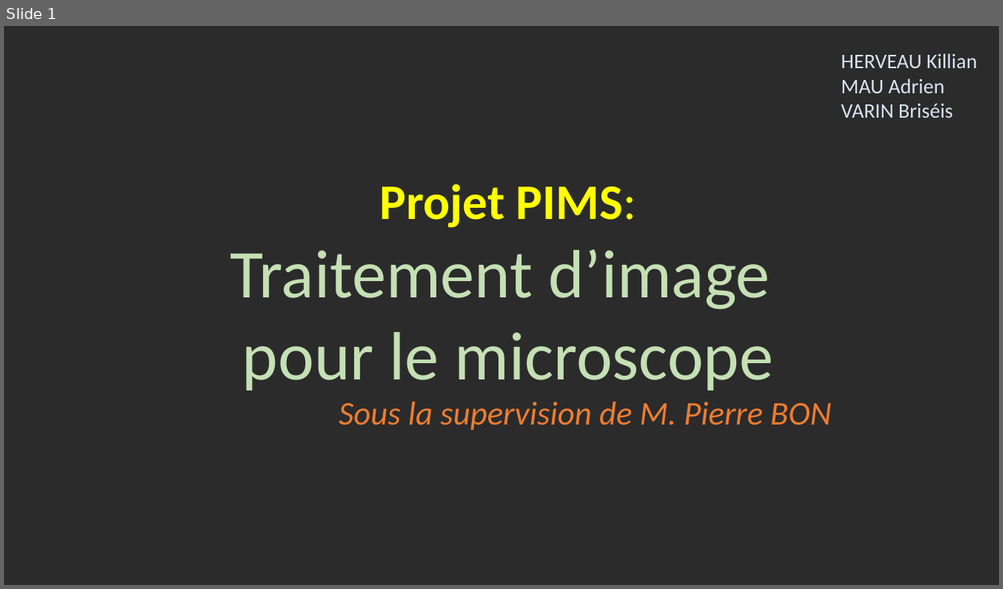
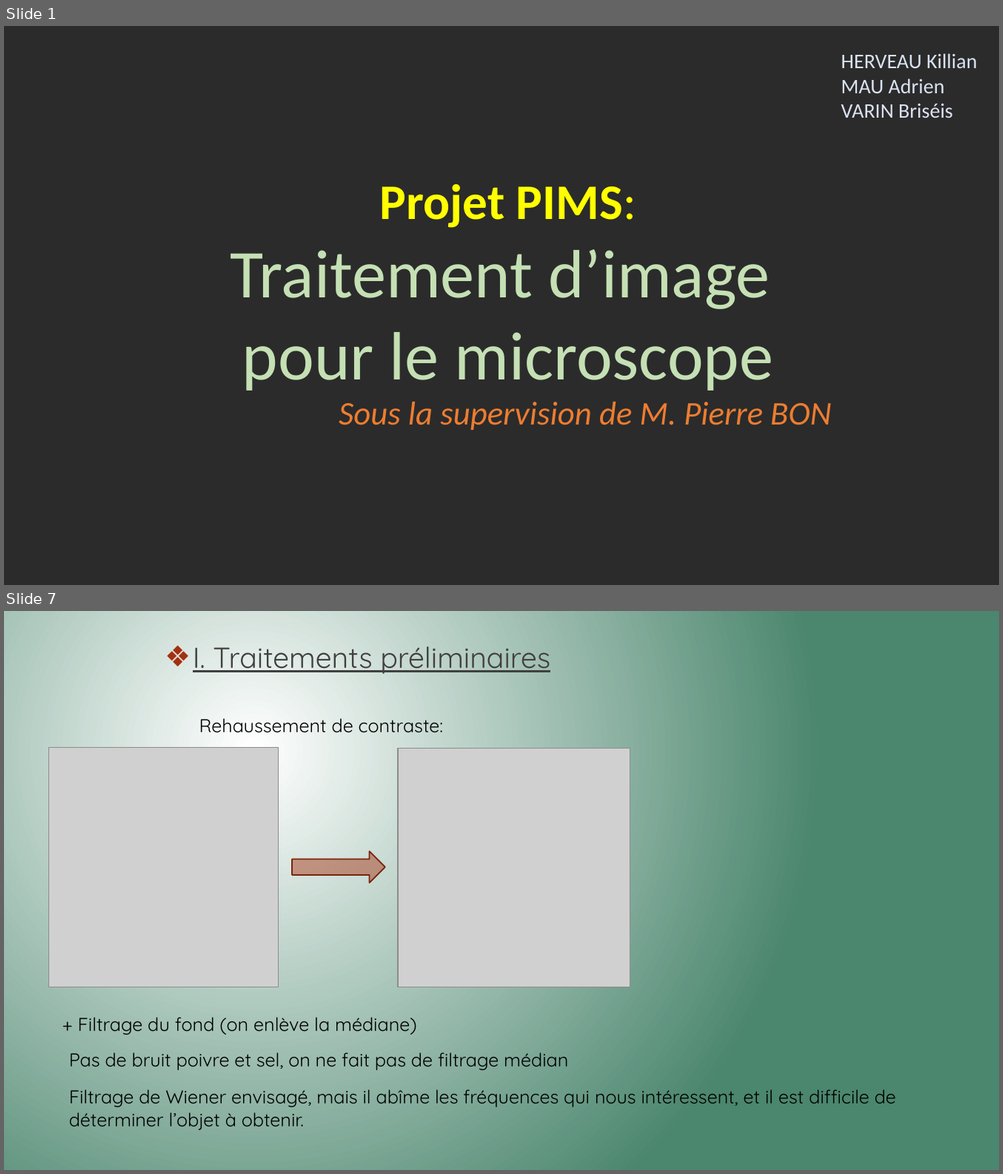
Before and after one commit to Killian-Herveau/PIMS, a slide deck: Pres_Avril/PresentationPIMSAvril.pptx. Shown one above the other, each under a label of ours: slide 1 before the commit, slides 1 and 7 after it; the slides between them are not shown. The pictures are 1003x589 and 1003x1174 pixels, drawn with LibreOffice and Linux fonts; fonts in the diff are those of the drawing; grey boxes stand for pictures; background and template pictures are left out; a plain dark background stands for a picture behind light text. Boxes give left, top, right and bottom in pixels: in the first picture for what was removed or moved away, otherwise in the second. Text is boxed around its words. In the diff, an @@ line names an element or a change of style, - is before the commit and + after.

```diff
--- a/Pres_Avril/PresentationPIMSAvril.pptx
+++ b/Pres_Avril/PresentationPIMSAvril.pptx
@@ slide 7 added at (4,611,999,1170), background gradient #FFFFFF to #4B866E @@
@@ text added at (193,647,550,674), 28 pt, text #404040, underline @@
+❖ I. Traitements préliminaires
@@ text added at (199,718,444,733), 18 pt, text #000000 @@
+Rehaussement de contraste:
@@ picture added at (48,748,278,987) @@
@@ picture added at (398,749,630,987) @@
@@ right arrow added at (292,851,385,883), fill #A53010 at 46% opacity, outline #7A240C 1.25 pt @@
@@ text added at (78,1017,417,1035), 18 pt, text #000000 @@
++ Filtrage du fond (on enlève la médiane)
@@ text added at (69,1053,568,1071), 18 pt, text #000000 @@
+Pas de bruit poivre et sel, on ne fait pas de filtrage médian
@@ text added at (69,1090,896,1130), 18 pt, text #000000 @@
+Filtrage de Wiener envisagé, mais il abîme les fréquences qui nous intéressent, et il est difficile de déterminer l’objet à obtenir.
```
Also in this commit, not shown: 10 slides changed, 4 other slides added, 6 slides removed, 3 other files.
